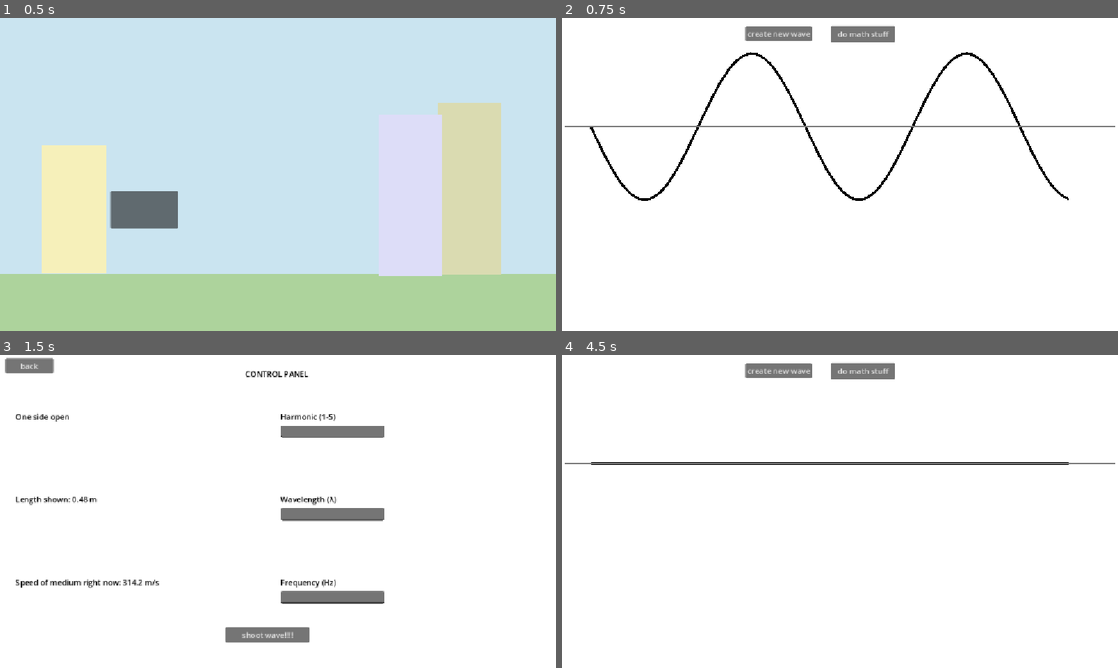
Above: before the commit, frames 1-4 (two rows, left to right).
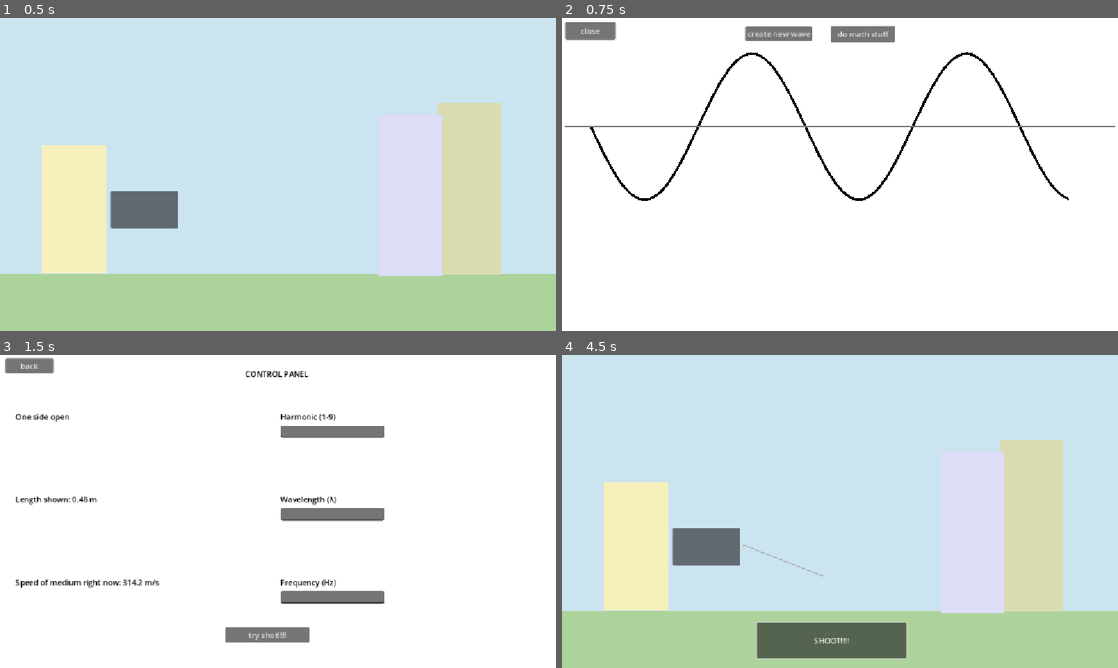
Above: after the commit, the same moments.

Repository: ChuckChuckler/fun-wave-practice-game
Game: Godot game, scene res://main.tscn
The game is run twice, just before and just after one commit, with the same random seed, the same clock (stepped at 60 frames per second) and the same inputs. The project has no main scene, so this scene is started directly.
Inputs (mouse positions are in pixels of both pictures, inside the frame that each line leads up to):
- Up to frame 1 (0.5 s): no input
- Up to frame 2 (0.75 s): click (706, 208) at 0.5 s
- Up to frame 3 (1.5 s): click "do math stuff" at 1.25 s
- Up to frame 4 (4.5 s): click (895, 433) at 2.02 s; type "12" at 2.1 s; click (895, 514) at 2.25 s; type "12" at 2.33 s; click (895, 596) at 2.48 s; type "12" at 2.57 s; click "shoot wave!!!!" (after the commit: "try shot!!!!") at 2.75 s; click (828, 639) at 3.5 s, where only the run after the commit has a clickable "SHOOT!!!!"; click (589, 364) at 4.25 s, where only the run before the commit has a clickable "back"

Frame 1 is identical in both runs. In frame 2, 0.5% of the frame differs, in the area x 0-10%, y 1-8%; in frame 3, 0.1%; in frame 4, 100%, in the area x 0-100%, y 0-100%.

Commit message:
starting the shooting ui

Diff:
--- a/fun-wave-game-ft-rui-and-sakaki/main.tscn
+++ b/fun-wave-game-ft-rui-and-sakaki/main.tscn
@@ -1,6 +1,7 @@
-[gd_scene load_steps=3 format=3 uid="uid://2eyt0uxhnhvj"]
+[gd_scene load_steps=4 format=3 uid="uid://2eyt0uxhnhvj"]
 
 [ext_resource type="Script" uid="uid://sees5bj47lnx" path="res://manager.gd" id="1_0xm2m"]
+[ext_resource type="Script" uid="uid://mjbaobdovygv" path="res://shooting_wave.gd" id="2_1bvp3"]
 [ext_resource type="Script" uid="uid://bd7i268qmnnoc" path="res://waveManager.gd" id="2_h2yge"]
 
 [node name="main" type="Node2D"]
@@ -54,19 +55,49 @@
 offset_bottom = 535.0
 color = Color(0.86810553, 0.86678207, 0.9714878, 1)
 
-[node name="waveMachine" type="Button" parent="main_game"]
+[node name="wave_machine" type="Button" parent="main_game"]
 layout_mode = 0
 offset_left = 229.0
 offset_top = 358.0
 offset_right = 369.0
 offset_bottom = 436.0
 
-[node name="ColorRect" type="ColorRect" parent="main_game/waveMachine"]
+[node name="ColorRect" type="ColorRect" parent="main_game/wave_machine"]
 visible = false
 layout_mode = 0
 offset_right = 140.0
 offset_bottom = 81.0
 color = Color(0.34407577, 0.34407574, 0.34407574, 1)
+
+[node name="shoot_interface" type="Control" parent="main_game"]
+visible = false
+anchors_preset = 0
+offset_right = 40.0
+offset_bottom = 40.0
+
+[node name="wave" type="Node2D" parent="main_game/shoot_interface"]
+position = Vector2(375, 392)
+script = ExtResource("2_1bvp3")
+
+[node name="wave" type="Line2D" parent="main_game/shoot_interface/wave"]
+position = Vector2(-370, -392)
+points = PackedVector2Array(370, 393, 550, 393)
+width = 2.0
+default_color = Color(0.08468992, 0.08468992, 0.08468992, 1)
+
+[node name="equilibrium" type="Line2D" parent="main_game/shoot_interface/wave"]
+position = Vector2(-370, -392)
+points = PackedVector2Array(370, 393, 550, 393)
+width = 2.0
+default_color = Color(0.6955032, 0.6955031, 0.6955032, 1)
+
+[node name="shoot_button" type="Button" parent="main_game/shoot_interface"]
+layout_mode = 0
+offset_left = 403.0
+offset_top = 554.0
+offset_right = 714.0
+offset_bottom = 628.0
+text = "SHOOT!!!!"
 
 [node name="wave_interface" type="Control" parent="."]
 visible = false
@@ -95,7 +126,7 @@
 width = 1.0
 default_color = Color(0.48570347, 0.48570353, 0.48570347, 1)
 
-[node name="newWaveButton" type="Button" parent="wave_interface"]
+[node name="new_wave_testing" type="Button" parent="wave_interface"]
 layout_mode = 0
 offset_left = 380.0
 offset_top = 17.0
@@ -103,7 +134,7 @@
 offset_bottom = 48.0
 text = "create new wave"
 
-[node name="Button" type="Button" parent="wave_interface"]
+[node name="solve_button" type="Button" parent="wave_interface"]
 layout_mode = 0
 offset_left = 557.0
 offset_top = 16.0
@@ -111,6 +142,14 @@
 offset_bottom = 50.0
 text = "do math stuff"
 
+[node name="close_button" type="Button" parent="wave_interface"]
+layout_mode = 0
+offset_left = 7.0
+offset_top = 8.0
+offset_right = 111.0
+offset_bottom = 45.0
+text = "close"
+
 [node name="solve_interface" type="Control" parent="."]
 visible = false
 layout_mode = 3
@@ -180,7 +219,7 @@
 offset_right = 483.0
 offset_bottom = 40.0
 theme_override_colors/default_color = Color(0, 0, 0, 1)
-text = "Harmonic (1-5)"
+text = "Harmonic (1-9)"
 
 [node name="input" type="TextEdit" parent="solve_interface/HBoxContainer/stuffToSolve/harmonic"]
 layout_mode = 0
@@ -231,7 +270,7 @@
 offset_top = 564.0
 offset_right = 641.0
 offset_bottom = 595.0
-text = "shoot wave!!!!"
+text = "try shot!!!!"
 
 [node name="backButton" type="Button" parent="solve_interface"]
 layout_mode = 0
@@ -250,8 +289,10 @@
 theme_override_colors/default_color = Color(1, 0, 0, 1)
 horizontal_alignment = 1
 
-[connection signal="pressed" from="main_game/waveMachine" to="manager" method="_open_wave_machine"]
-[connection signal="pressed" from="wave_interface/newWaveButton" to="wave_interface/wave" method="_create_new_wave"]
-[connection signal="pressed" from="wave_interface/Button" to="manager" method="_go_to_solve"]
+[connection signal="pressed" from="main_game/wave_machine" to="manager" method="_open_wave_machine"]
+[connection signal="pressed" from="main_game/shoot_interface/shoot_button" to="manager" method="_try_shot"]
+[connection signal="pressed" from="wave_interface/new_wave_testing" to="wave_interface/wave" method="_create_new_wave"]
+[connection signal="pressed" from="wave_interface/solve_button" to="manager" method="_go_to_solve"]
+[connection signal="pressed" from="wave_interface/close_button" to="manager" method="_close_interfaces"]
 [connection signal="pressed" from="solve_interface/shoot" to="manager" method="_check_shoot"]
 [connection signal="pressed" from="solve_interface/backButton" to="manager" method="_switch_to_wave"]
--- a/fun-wave-game-ft-rui-and-sakaki/manager.gd
+++ b/fun-wave-game-ft-rui-and-sakaki/manager.gd
@@ -25,11 +25,22 @@
 	if $"../solve_interface/HBoxContainer/stuffToSolve/harmonic/input".text=="" or $"../solve_interface/HBoxContainer/stuffToSolve/lambda/input".text=="" or $"../solve_interface/HBoxContainer/stuffToSolve/freq/input".text=="":
 		$"../solve_interface/RichTextLabel".text="All fields must be filled to try a shot!"
 	else:
-		$"../solve_interface/RichTextLabel".text=""
-		var result:bool = $"../wave_interface/wave".check_ans()
-		print_debug(result)
+		$"../solve_interface".visible=false
+		$"../main_game".visible=true
+		$"../main_game/shoot_interface".visible=true
 
+
+func _try_shot() -> void:
+	$"../solve_interface/RichTextLabel".text=""
+	$"../main_game/shoot_interface/wave".is_being_shot=true
+	var result:bool = $"../wave_interface/wave".check_ans()
+	print_debug(result)
 
 func _open_wave_machine() -> void:
 	$"../main_game".visible=false
 	$"../wave_interface".visible=true
+
+
+func _close_interfaces() -> void:
+	$"../main_game".visible=true
+	$"../wave_interface".visible=false
--- /dev/null
+++ b/fun-wave-game-ft-rui-and-sakaki/shooting_wave.gd
@@ -0,0 +1,42 @@
+extends Node2D
+
+var target:float=-25.0
+const VELOCITY:float=20.0
+var is_being_shot:bool=false
+
+const FREQ:float=1.5
+const WAVELENGTH:float=180.0
+const POINT_COUNT:int=100
+const AMP:float=10
+
+var time:float=0.0
+
+
+# Called when the node enters the scene tree for the first time.
+func _ready() -> void:
+	pass # Replace with function body.
+
+
+# Called every frame. 'delta' is the elapsed time since the previous frame.
+func _process(delta: float) -> void:
+	if !is_being_shot:
+		rotation_degrees = move_toward(rotation_degrees, target*1.05, delta*VELOCITY)
+		if rotation_degrees>=target-0.2 and rotation_degrees<=target+0.2:
+			target*=-1
+
+	time+=delta
+	update_wave()
+
+func update_wave()->void:
+	var points = PackedVector2Array()
+	var step = WAVELENGTH/POINT_COUNT
+
+	for i in range(POINT_COUNT):
+		var x:float=i*step
+		var k = TAU/((WAVELENGTH*$"../../../wave_interface/wave".coeffL)/$"../../../wave_interface/wave".harmonic)
+		var w = TAU*FREQ
+		var y = 2.0*AMP*sin(k*x)*cos(w*time)
+
+		points.append(Vector2(x+370,y+393))
+
+	$wave.points=points
Not shown, added: fun-wave-game-ft-rui-and-sakaki/shooting_wave.gd.uid
